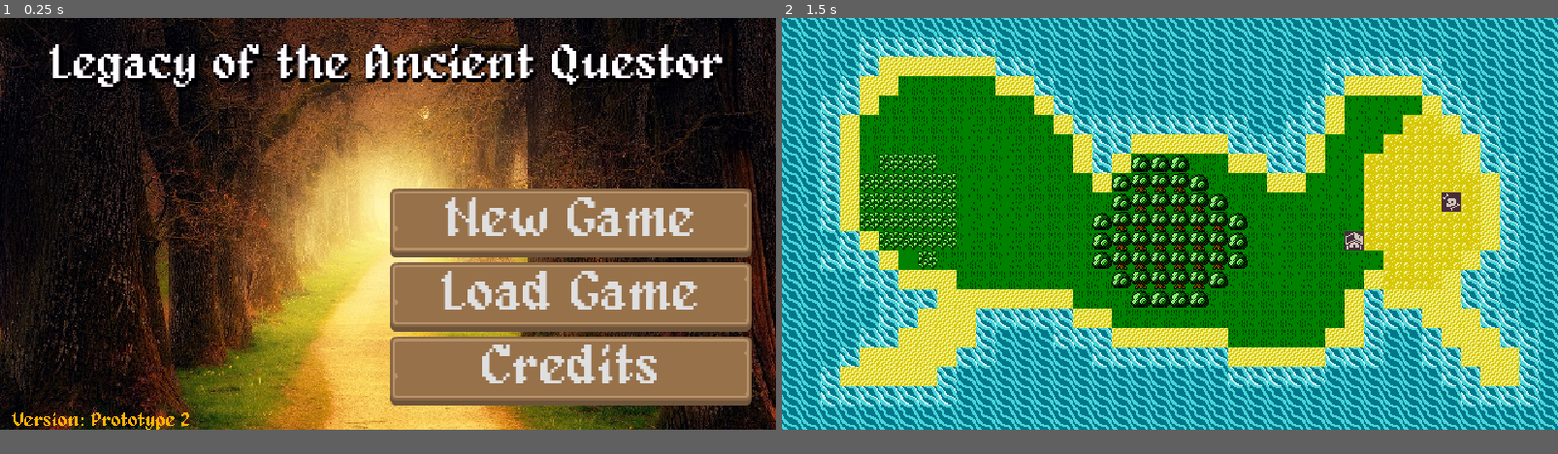
Above: before the commit, frames 1-2 (left to right).
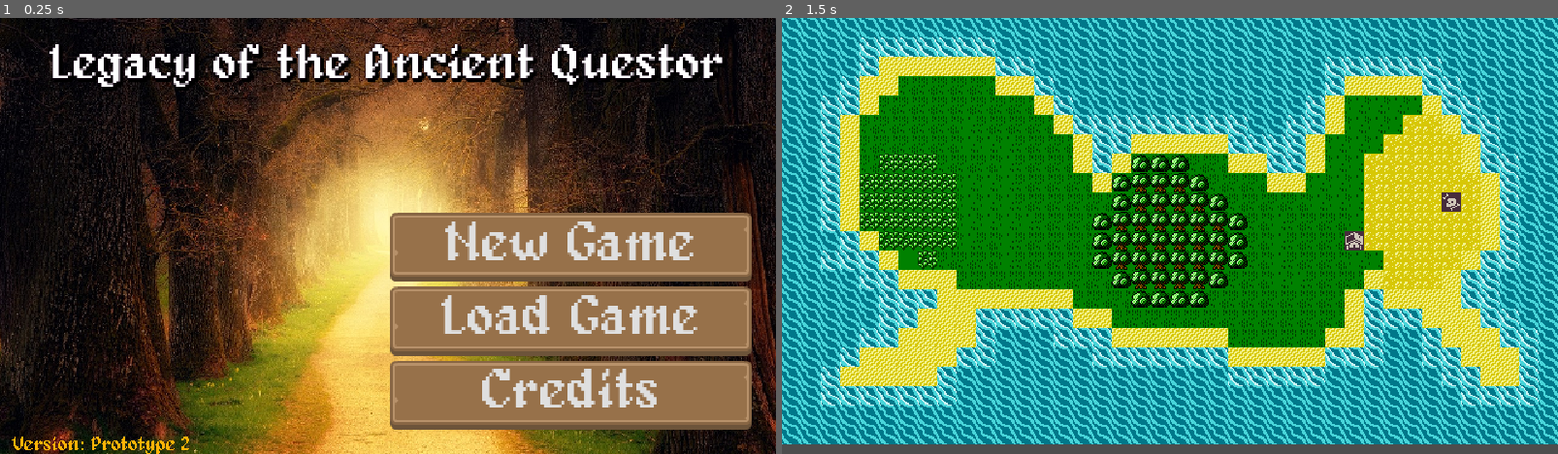
Above: after the commit, the same moments.

Repository: W3bbey/GodotLearning
Game: Godot game, scene res://scenes/UI/title_screen.tscn
The game is run twice, just before and just after one commit, with the same random seed, the same clock (stepped at 60 frames per second) and the same inputs.
Inputs:
- Up to frame 1 (0.25 s): no input
- Up to frame 2 (1.5 s): click "New Game" at 0.5 s; tap Enter at 1.25 s
In our replay, the window is 800x425 before the commit and 800x450 after it. These sizes can differ from the game's own. Grey fills any space a smaller window leaves; there, only what the larger window draws over its background counts as a difference.

The runs differ from the first frame. In frame 1, 40% of the frame differs, in the area x 0-100%, y 0-100%; in frame 2, 3.3%.

Commit message:
Change: resolution

Diff:
--- a/project.godot
+++ b/project.godot
@@ -24,7 +24,7 @@
 [display]
 
 window/size/viewport_width=640
-window/size/viewport_height=340
+window/size/viewport_height=360
 window/size/window_width_override=1280
 window/size/window_height_override=720
 window/stretch/mode="viewport"
